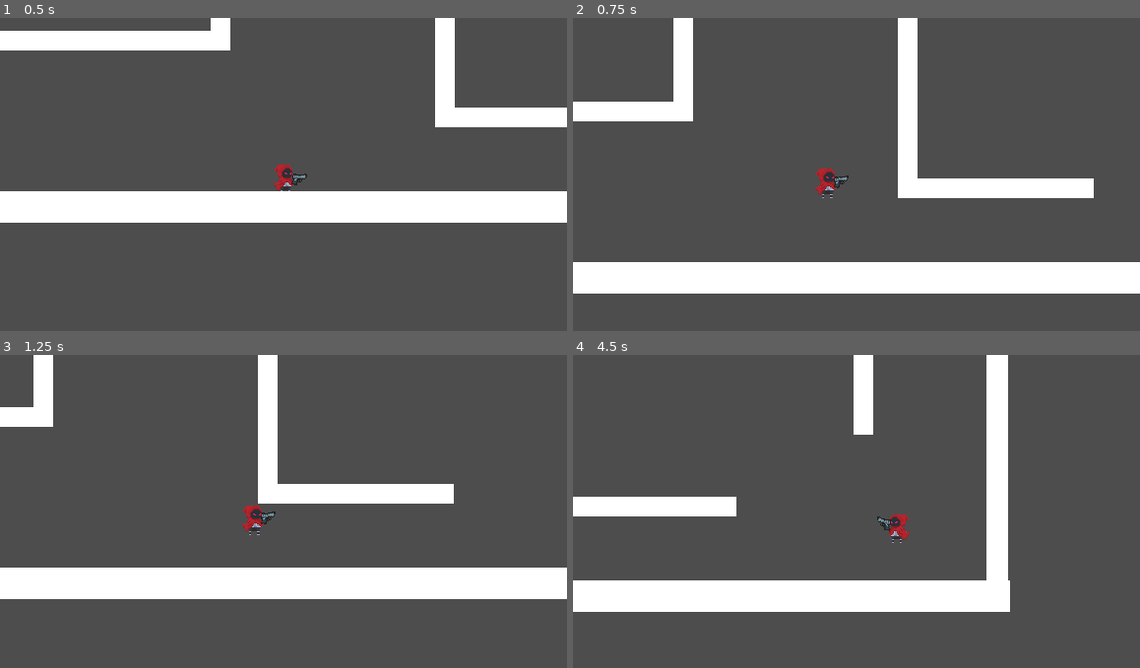
Above: before the commit, frames 1-4 (two rows, left to right).
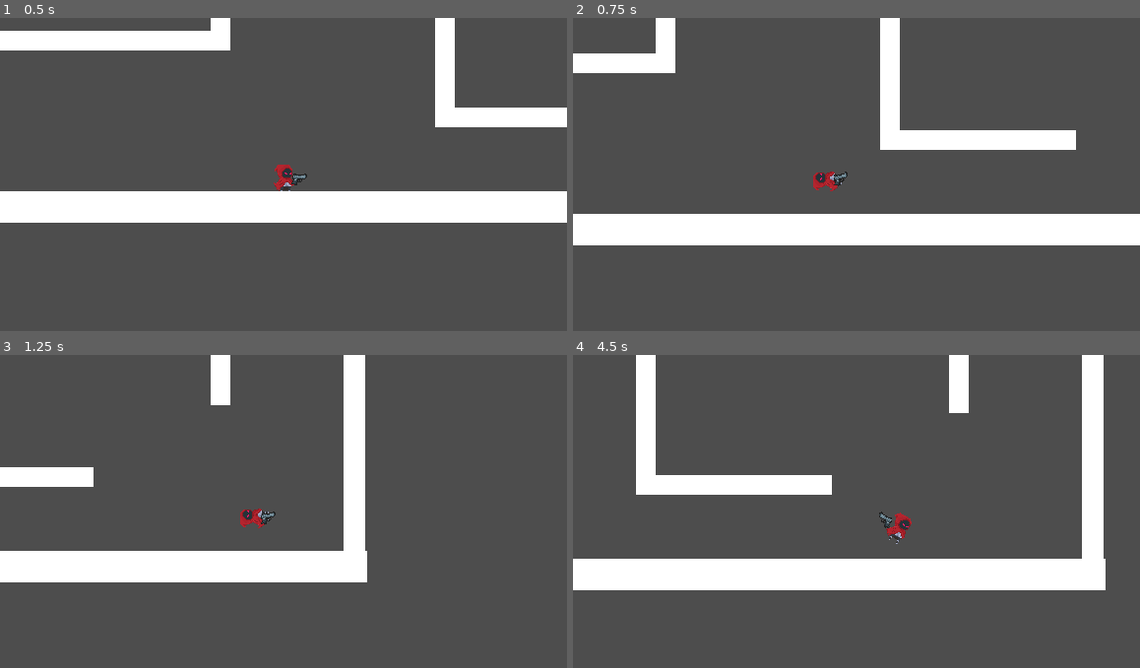
Above: after the commit, the same moments.

Repository: DevKinantan/BossRush_2024
Game: Godot game, scene res://scenes/levels/test_level.tscn
Two runs of this game, one before a commit and one after it. Both use one fixed random seed, a clock stepped at 60 frames per second and the inputs below.
Inputs (mouse positions are in pixels of both pictures, inside the frame that each line leads up to):
- Up to frame 1 (0.5 s): no input
- Up to frame 2 (0.75 s): tap Enter (ui_accept) at 0.5 s; move the mouse to (981, 161) at 0.52 s; hold Right (ui_right) from 0.53 s (still down); hold Right mouse button (ui_change_gravity, bound only after the… from 0.53 s (still down)
- Up to frame 3 (1.25 s): keep holding Right (ui_right); keep holding Right mouse button (ui_change_gravity, bound only after the…; tap Enter (ui_accept) at 0.77 s
- Up to frame 4 (4.5 s): move the mouse to (743, 530) at 1.27 s; release Right mouse button (ui_change_gravity, bound only after the… at 1.28 s; right-click (743, 530) at 1.35 s; tap Enter (ui_accept) at 1.52, 3.02, 3.77 s; move the mouse to (913, 445) at 2.02 s; release Right (ui_right) at 2.03 s; hold Left (ui_left) 2.03-2.78 s; hold Right mouse button (ui_change_gravity, bound only after the… 2.03-2.78 s; move the mouse to (828, 577) at 2.77 s; hold Right (ui_right) 2.78-4.28 s; right-click (828, 577) at 2.85 s; move the mouse to (1026, 561) at 3.52 s; hold Right mouse button (ui_change_gravity, bound only after the… 3.53-4.28 s; move the mouse to (686, 467) at 4.27 s; hold Left (ui_left) from 4.28 s (still down); right-click (686, 467) at 4.35 s

Frame 1 is identical in both runs. In frame 2, 31% of the frame differs, in the area x 0-100%, y 0-89%; in frame 3, 19%; in frame 4, 24%.

Commit message:
add right click for change gravity

Diff:
--- a/project.godot
+++ b/project.godot
@@ -66,6 +66,11 @@
 "events": [Object(InputEventKey,"resource_local_to_scene":false,"resource_name":"","device":-1,"window_id":0,"alt_pressed":false,"shift_pressed":false,"ctrl_pressed":false,"meta_pressed":false,"pressed":false,"keycode":0,"physical_keycode":81,"key_label":0,"unicode":113,"echo":false,"script":null)
 ]
 }
+ui_change_gravity={
+"deadzone": 0.5,
+"events": [Object(InputEventMouseButton,"resource_local_to_scene":false,"resource_name":"","device":-1,"window_id":0,"alt_pressed":false,"shift_pressed":false,"ctrl_pressed":false,"meta_pressed":false,"button_mask":0,"position":Vector2(0, 0),"global_position":Vector2(0, 0),"factor":1.0,"button_index":2,"canceled":false,"pressed":false,"double_click":false,"script":null)
+]
+}
 
 [layer_names]
 
--- a/scripts/Player.gd
+++ b/scripts/Player.gd
@@ -104,6 +104,21 @@
 
 	rotate_weapon()
 
+	if Input.is_action_pressed("ui_change_gravity"):
+		var target_gravity_degree = 0
+
+		if Input.is_action_pressed("ui_up"):
+			target_gravity_degree = rad_to_deg(gravity_direction.angle_to(Vector2.UP))
+		elif Input.is_action_pressed("ui_left"):
+			target_gravity_degree = rad_to_deg(gravity_direction.angle_to(Vector2.LEFT))
+		elif Input.is_action_pressed("ui_down"):
+			target_gravity_degree = rad_to_deg(gravity_direction.angle_to(Vector2.DOWN))
+		elif Input.is_action_pressed("ui_right"):
+			target_gravity_degree = rad_to_deg(gravity_direction.angle_to(Vector2.RIGHT))
+
+		target_gravity_degree = round(target_gravity_degree)
+		if target_gravity_degree:
+			rotate_character(rad_to_deg(rotate_gravity(target_gravity_degree)) - 90)
 
 
 func _input(event):
--- a/scripts/PlayerCamera.gd
+++ b/scripts/PlayerCamera.gd
@@ -12,4 +12,4 @@
 
 func _process(_delta):
 	var mouse_pos_from_player = get_global_mouse_position() - player.global_position
-	offset = mouse_pos_from_player * 0.2
+	offset = mouse_pos_from_player * offset_power
Not shown, changed: export_presets.cfg
